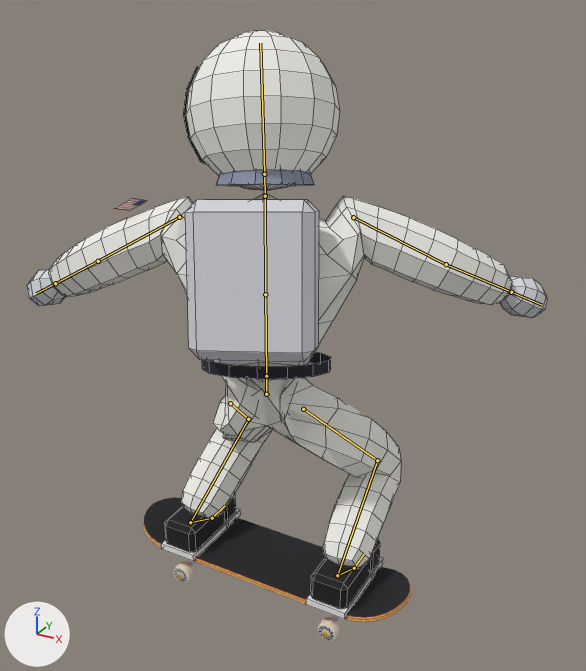
An edit to the Blender file art/lou-gnar.blend, drawn before and after from the same camera.
Both versions are drawn from a camera (50 mm lens) standing at (1.095, -1.832, 2.125) and looking at (0.011, 0.14, 1.139). Lighting does not change. The marker at lower left points along +X, +Y and +Z. The picture after the commit comes second. Both versions are drawn at frame 12 of the action 'bs180'; the numbers are the values there. The bones that bend it are drawn over the model as lines. Mesh edges are drawn as thin lines on the coarser meshes.

The first picture shows 'Board', 'LouGnar'.
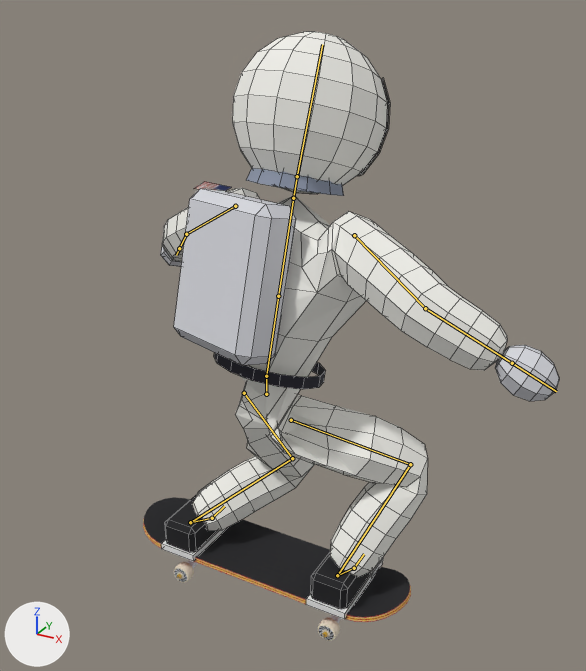
Pixel boxes [x1, y1, x2, y2] of what changed, in the pictures (586 x 671 px):
'LouGnar', posed (23% narrower)
    before: [27, 30, 547, 620]
    after: [161, 31, 559, 620]
bone 'LeftUpLeg', root to tip
    before: (230, 403) to (248, 419)
    after: (244, 393) to (292, 458)
bone 'LeftLeg', root to tip
    before: (248, 419) to (190, 522)
    after: (292, 458) to (190, 522)
bone 'RightUpLeg', root to tip
    before: (303, 409) to (377, 460)
    after: (291, 420) to (410, 464)
bone 'RightLeg', root to tip
    before: (377, 460) to (337, 575)
    after: (410, 464) to (337, 575)

What changed in the scene script:
```text
Change bone_hips:
    where bone_hips = bpy.data.objects['LouGnarRig'].pose.bones['Hips']
    bone_hips.rotation_quaternion: (0.174, 0.0, -0.985, 0.0) -> (-0.174, 0.0, -0.985, 0.0)  # degrees (0, -160, 0) -> degrees (0, 160, 0)
Change bone_leftupleg:
    where bone_leftupleg = bpy.data.objects['LouGnarRig'].pose.bones['LeftUpLeg']  # child of 'Hips'
    bone_leftupleg.rotation_quaternion: (0.155, -0.102, -0.878, 0.442) -> (-0.167, 0.019, -0.944, 0.284)  # degrees (55, -170, -19) -> degrees (35, 162, 8)
Change bone_leftleg:
    where bone_leftleg = bpy.data.objects['LouGnarRig'].pose.bones['LeftLeg']  # child of 'LeftUpLeg'
    bone_leftleg.rotation_quaternion: (0.633, -0.759, 0.1, -0.11) -> (0.648, -0.662, 0.06, 0.373)  # degrees (-100, -2, -17) -> degrees (-82, 35, 29)
Change bone_leftfoot:
    where bone_leftfoot = bpy.data.objects['LouGnarRig'].pose.bones['LeftFoot']  # child of 'LeftLeg'
    bone_leftfoot.rotation_quaternion: (0.0, 0.056, 0.018, 0.998) -> (0.0, 0.33, -0.033, 0.943)  # degrees (2, -6, 180) -> degrees (-5, -39, -178)
Change bone_rightupleg:
    where bone_rightupleg = bpy.data.objects['LouGnarRig'].pose.bones['RightUpLeg']  # child of 'Hips'
    bone_rightupleg.rotation_quaternion: (0.16, 0.248, -0.906, 0.305) -> (-0.148, 0.378, -0.835, 0.372)  # degrees (32, -154, 23) -> degrees (-133, -2, -132)
Change bone_rightleg:
    where bone_rightleg = bpy.data.objects['LouGnarRig'].pose.bones['RightLeg']  # child of 'RightUpLeg'
    bone_rightleg.rotation_quaternion: (0.642, -0.748, -0.106, 0.132) -> (0.637, -0.526, -0.074, 0.558)  # degrees (-98, 4, 19) -> degrees (-60, 30, 65)
Change bone_rightfoot:
    where bone_rightfoot = bpy.data.objects['LouGnarRig'].pose.bones['RightFoot']  # child of 'RightLeg'
    bone_rightfoot.rotation_quaternion: (0.0, -0.038, -0.046, 0.998) -> (0.0, 0.172, 0.165, 0.971)  # degrees (-5, 4, 180) -> degrees (20, -20, 177)
```
